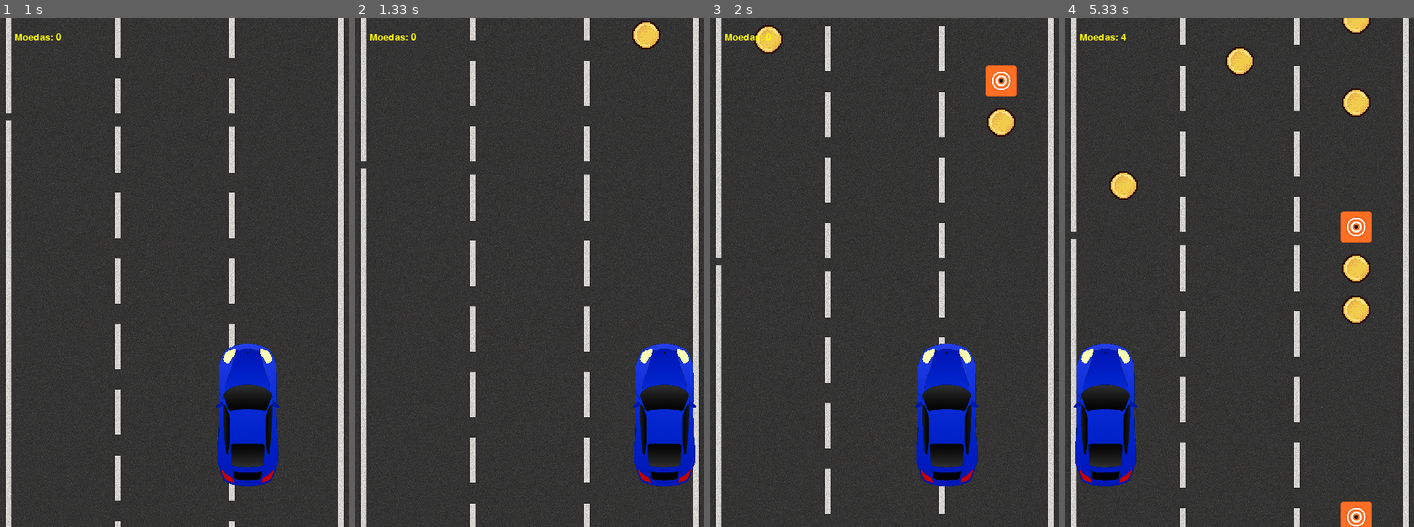
Above: before the commit, frames 1-4 (left to right).
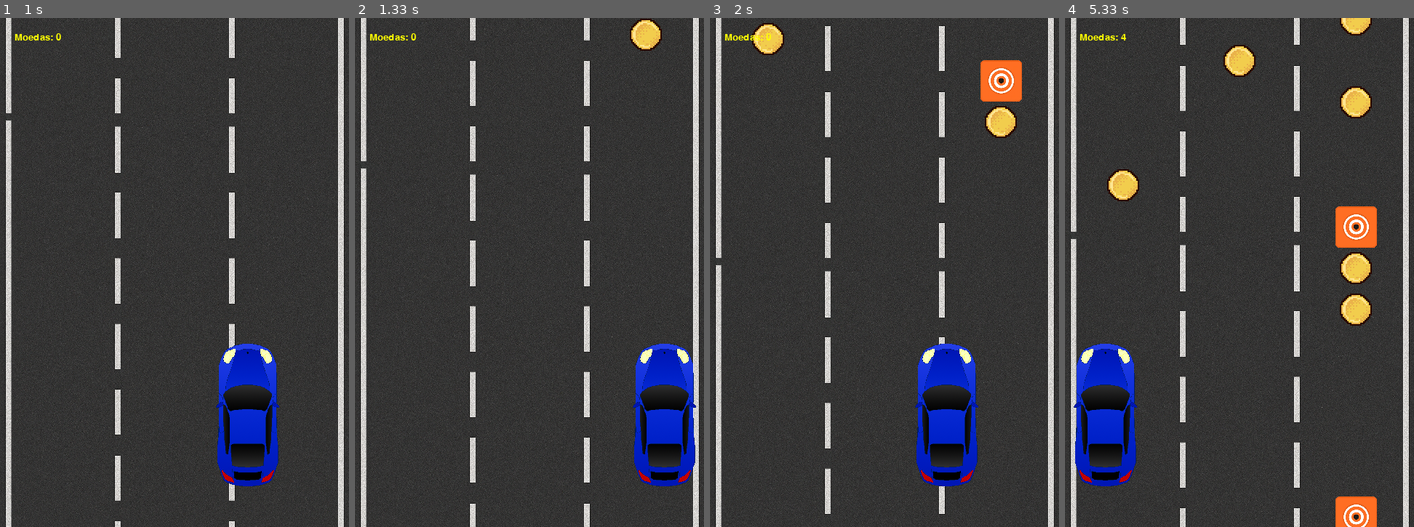
Above: after the commit, the same moments.

Repository: brunokb1/pygame
Game: pygame game, started from main.py
Two runs of this game, one before a commit and one after it. Both use one fixed random seed, a clock stepped at 60 frames per second and the inputs below.
Inputs:
- Up to frame 1 (1 s): tap Enter at 0.33 s; hold Right from 0.67 s (still down)
- Up to frame 2 (1.33 s): release Right at 1.13 s; hold Right from 1.17 s (still down)
- Up to frame 3 (2 s): release Right at 1.63 s; hold Left from 1.67 s (still down)
- Up to frame 4 (5.33 s): release Left at 2.2 s; hold Left 2.23-2.63 s; hold Right 2.67-3.3 s; hold Left 3.33-3.8 s; hold Left 3.83-4.3 s; hold Right 4.33-4.8 s; hold Left from 4.83 s (still down)

Frame 1 is identical in both runs. In frame 2, 0.3% of the frame differs, in the area x 78-88%, y 0-7%; in frame 3, 1.3%; in frame 4, 2.8%, in the area x 12-90%, y 0-100%.

Commit message:
não aparecer nada depois da linha de chegada

Diff:
--- a/config.py
+++ b/config.py
@@ -19,8 +19,8 @@
 PLAYER_WIDTH = max(48, LANE_WIDTH - 50)
 PLAYER_HEIGHT = int(PLAYER_WIDTH * 1.9)
 
-COIN_SIZE = int(LANE_WIDTH * 0.7)
-OBSTACLE_WIDTH = int(LANE_WIDTH * 0.6)
+COIN_SIZE = int(LANE_WIDTH * 0.8)
+OBSTACLE_WIDTH = int(LANE_WIDTH * 0.8)
 OBSTACLE_HEIGHT = OBSTACLE_WIDTH
 BOOST_SIZE = int(LANE_WIDTH * 0.45)
 
--- a/game.py
+++ b/game.py
@@ -77,6 +77,10 @@
         self.game_over = False
         self.won = False
 
+        # se a linha de chegada já aparece na tela
+        self.finish_visible = False
+
+
     def handle_event(self, event):
         if event.type == pygame.KEYDOWN:
             if event.key == pygame.K_ESCAPE:
@@ -148,6 +152,12 @@
     def update(self, dt):
         # se o jogo acabou não atualiza mais
         if self.game_over:
+            return
+        # se a linha de chegada já apareceu para de spawnar obstáculos e moedas
+        if self.finish_visible:
+            self.obstaculos.clear()
+            self.moedas.clear()
+            self.boosts.clear()
             return
         keys = pygame.key.get_pressed()
         self.player.update(dt, keys)
@@ -201,13 +211,13 @@
             self.coin_multiplier = 1
 
         # move a finish line junto com o scroll e checa vitória
-        # Exemplo — declara vitória quando o centro da finish passa acima da frente do carro
         if self.finish:
             self.finish['rect'].y += int(self.scroll_speed * dt)
-            # condição alternativa mais "visual": só vence quando a linha passar pela frente do carro
+            # quando a linha começar a aparecer ativa o modo fim de corrida
+            if self.finish['rect'].bottom > 0:
+                self.finish_visible = True
             if self.finish['rect'].centery > self.player.rect.top:
                 self._end_game(won=True)
-
 
     def draw(self):
         screen = self.manager.screen
